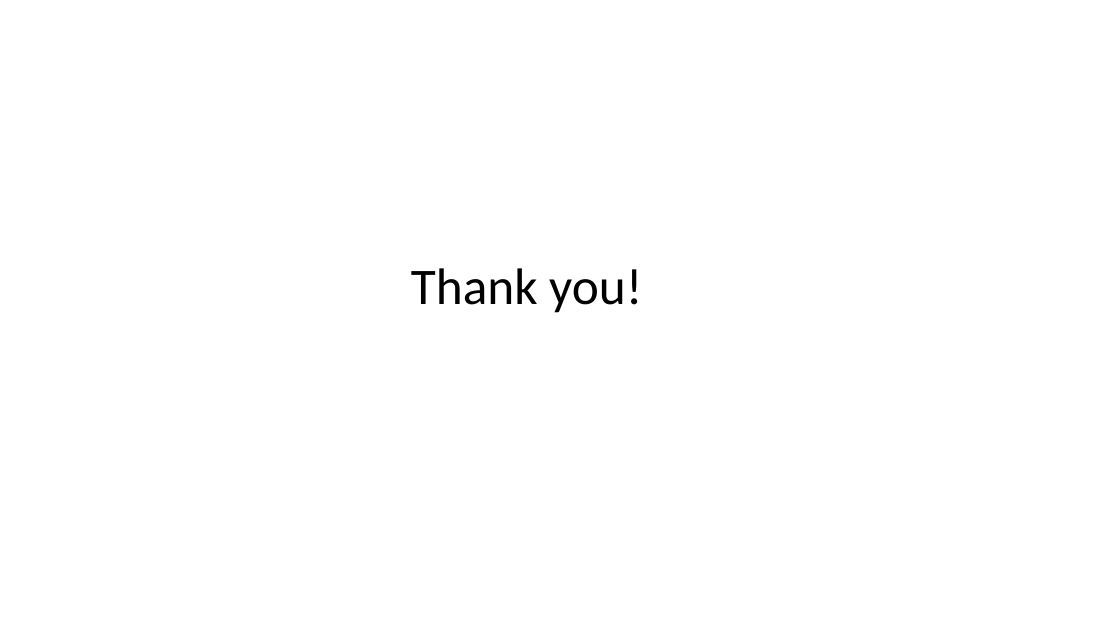
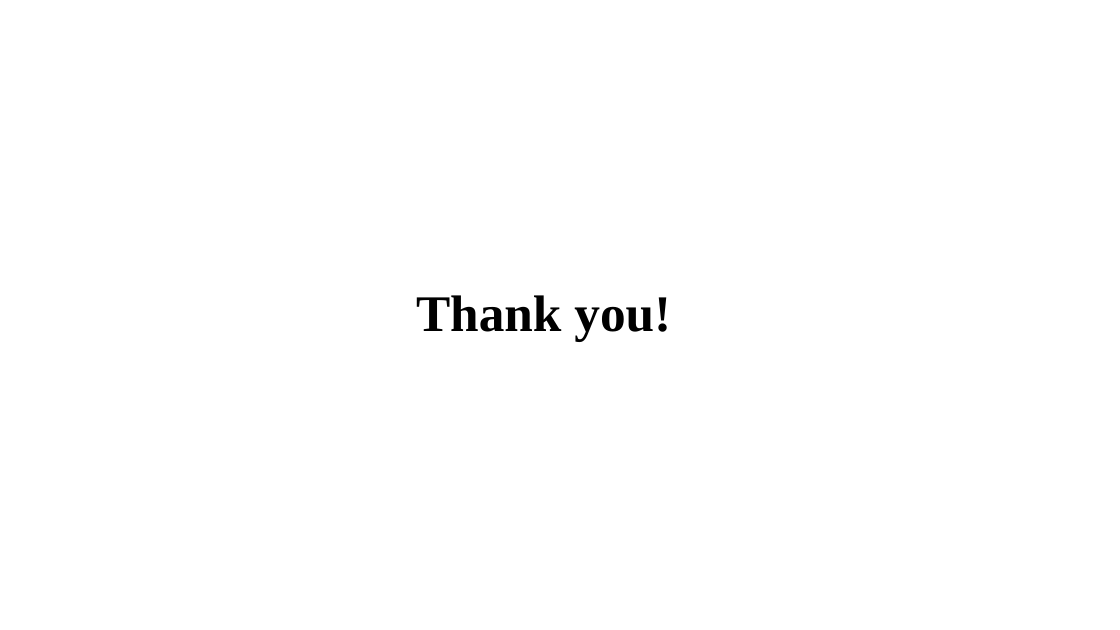
Before and after one commit to tilakpandya/Face_Recognition_Using_Thermal_Images, a slide deck: slide 9 of CRI AI Camaras.pptx (slide 10 before the commit). Drawn at 1120x630 pixels with LibreOffice and Linux fonts; fonts in the diff are those of the drawing; background and template pictures are left out. Boxes give left, top, right and bottom in pixels: in the first picture for what was removed or moved away, otherwise in the second. Text is boxed around its words. In the diff, an @@ line names an element or a change of style, - is before the commit and + after.

```diff
--- a/CRI AI Camaras.pptx
+++ b/CRI AI Camaras.pptx
@@ title "Thank you!": place and size @@
-title "Thank you!" at (411, 268, 642, 313)
+title "Thank you!" at (416, 295, 671, 342)
@@ title "Thank you!" at (416, 295, 671, 342): font Calibri to Times New Roman, bold on @@
```
Also in this commit, not shown: 1 other slide changed, 7 slides added, 8 slides removed, 2 other files.
